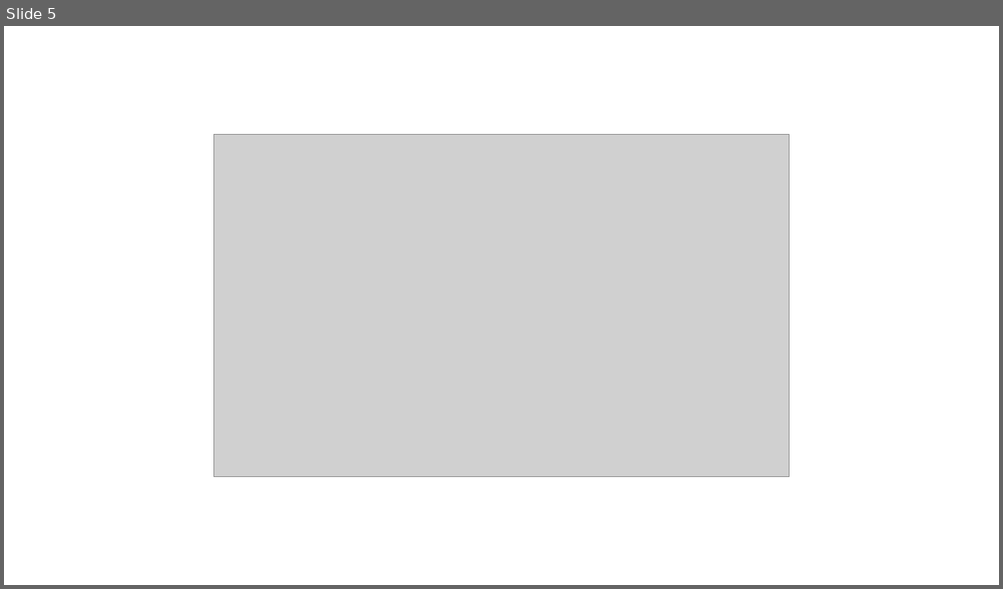
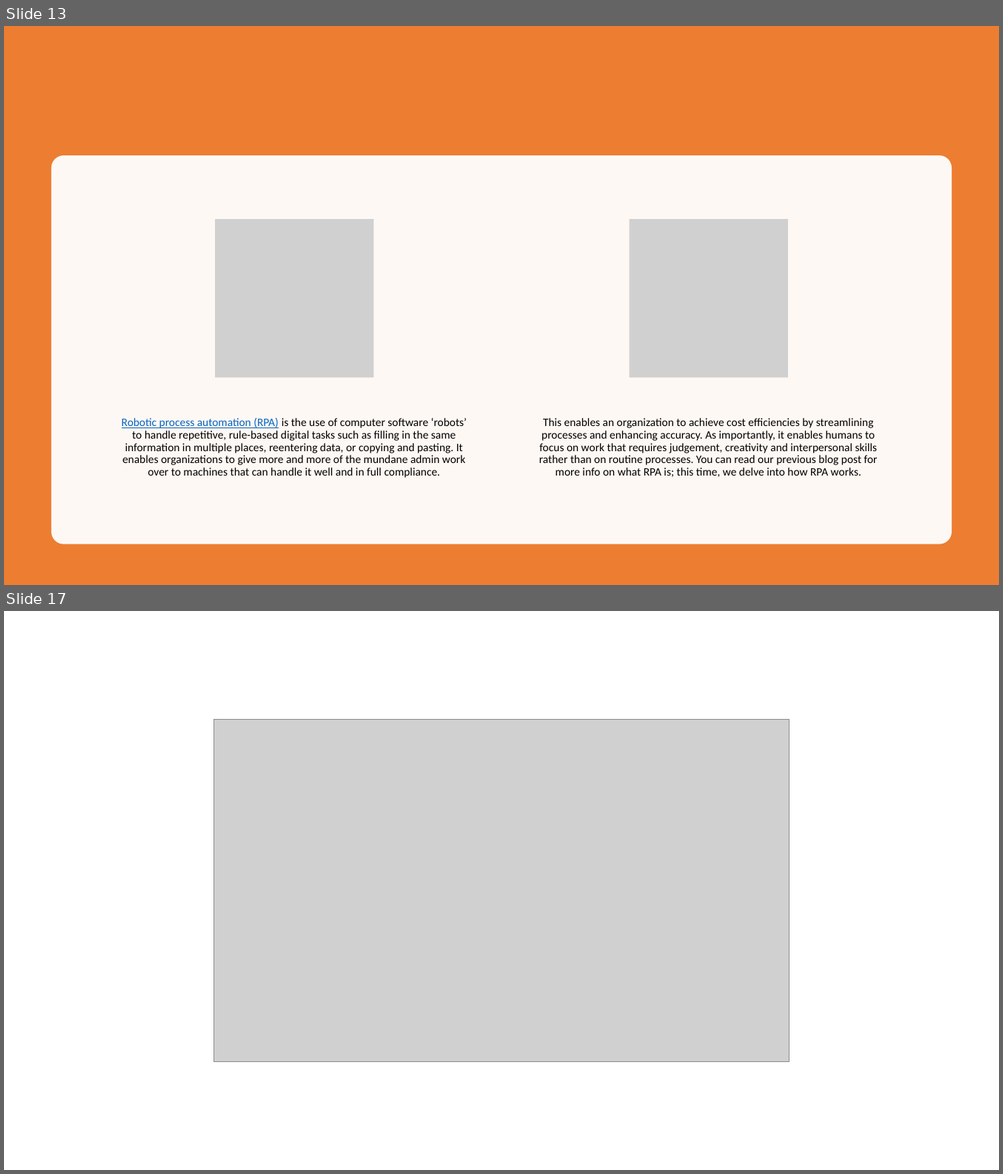
Before and after one commit to gdssclasses/gdss, a slide deck: RPA.pptx. Shown one above the other, each under a label of ours: slide 5 before the commit, slides 13 and 17 after it; the slides between them are not shown. The pictures are 1003x589 and 1003x1174 pixels, drawn with LibreOffice and Linux fonts; fonts in the diff are those of the drawing; grey boxes stand for pictures. Boxes give left, top, right and bottom in pixels: in the first picture for what was removed or moved away, otherwise in the second. Text is boxed around its words. In the diff, an @@ line names an element or a change of style, - is before the commit and + after.

```diff
--- a/RPA.pptx
+++ b/RPA.pptx
@@ slide 13 added at (4, 26, 999, 585), background #FFFFFF @@
@@ rectangle added at (4, 26, 999, 585), fill #ED7D31 @@
@@ rounded rectangle added at (51, 156, 951, 545), fill #FFFFFF at 95% opacity @@
@@ group added at (122, 219, 877, 478): 2 pictures, 2 texts @@
+Robotic process automation (RPA) is the use of computer software ‘robots’ to handle repetitive, rule-based digital tasks such as filling in the same information in multiple places, reentering data, or copying and pasting. It enables organizations to give more and more of the mundane admin work over to machines that can handle it well and in full compliance.
+This enables an organization to achieve cost efficiencies by streamlining processes and enhancing accuracy. As importantly, it enables humans to focus on work that requires judgement, creativity and interpersonal skills rather than on routine processes. You can read our previous blog post for more info on what RPA is; this time, we delve into how RPA works.
@@ what was slide 5 is now slide 17 @@
```
Also in this commit, not shown: 2 slides changed, 17 other slides added, 5 slides removed.
